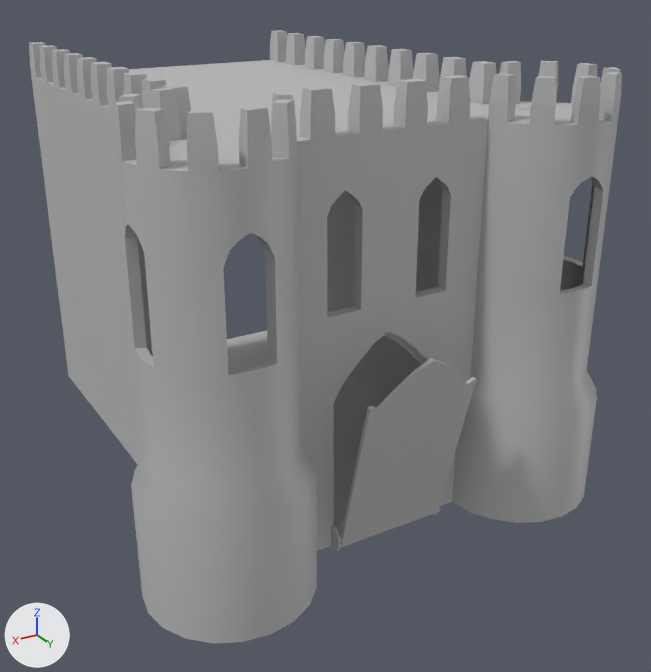
A saved change to the FBX model Maya Models/Maya Export/DrawbridgeBridge_mesh.fbx.
The view is the same before and after, from a camera (50 mm lens) standing at (2.8, 20.92, 6.88) and looking at (-8.54, 2.02, -2.57). Lighting does not change. The marker at lower left points along +X, +Y and +Z. Where no turn or scale is listed for an object, it has been applied to the vertices.

The first picture shows 'pasted__pPlane3', 'pasted__polySurface3'.
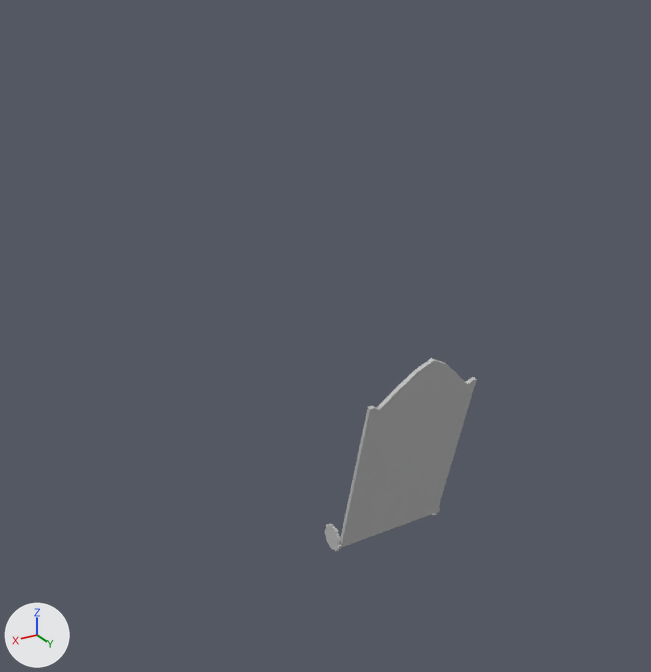
Pixel boxes [x1, y1, x2, y2] of what changed, in the pictures (651 x 672 px):
'pasted__pPlane3', deleted: before [29, 30, 622, 644]

Diff of the bpy script that builds the scene:
```diff
--- a/Maya Models/Maya Export/DrawbridgeBridge_mesh.fbx.py
+++ b/Maya Models/Maya Export/DrawbridgeBridge_mesh.fbx.py
@@ ob_pasted__pplane3 @@
-ob_pasted__pplane3 = bpy.data.objects.new('pasted__pPlane3', me_mesh_001)
-ob_pasted__pplane3.location = (-7.81, 0.72, -1.05)
```
